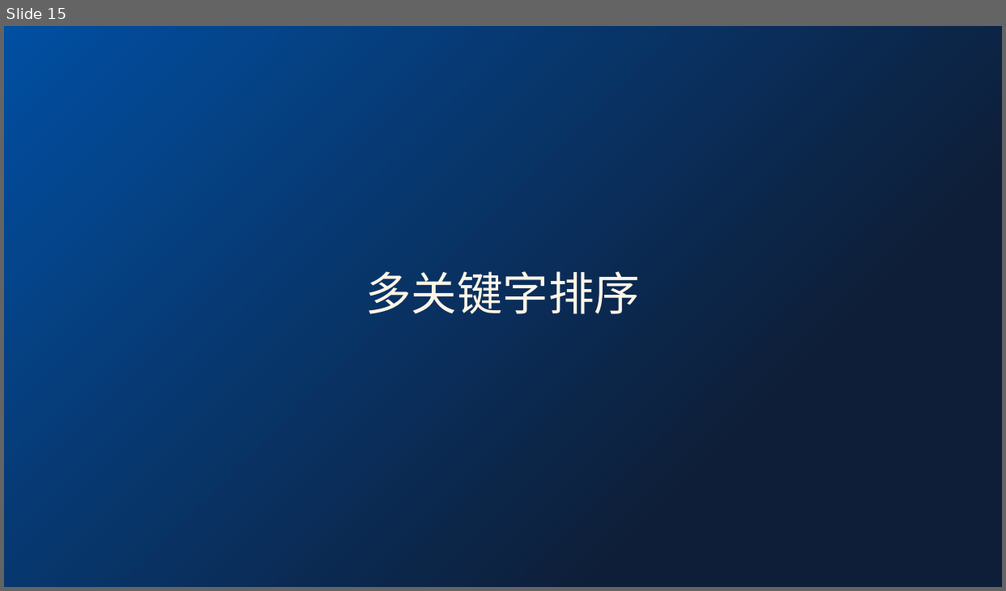
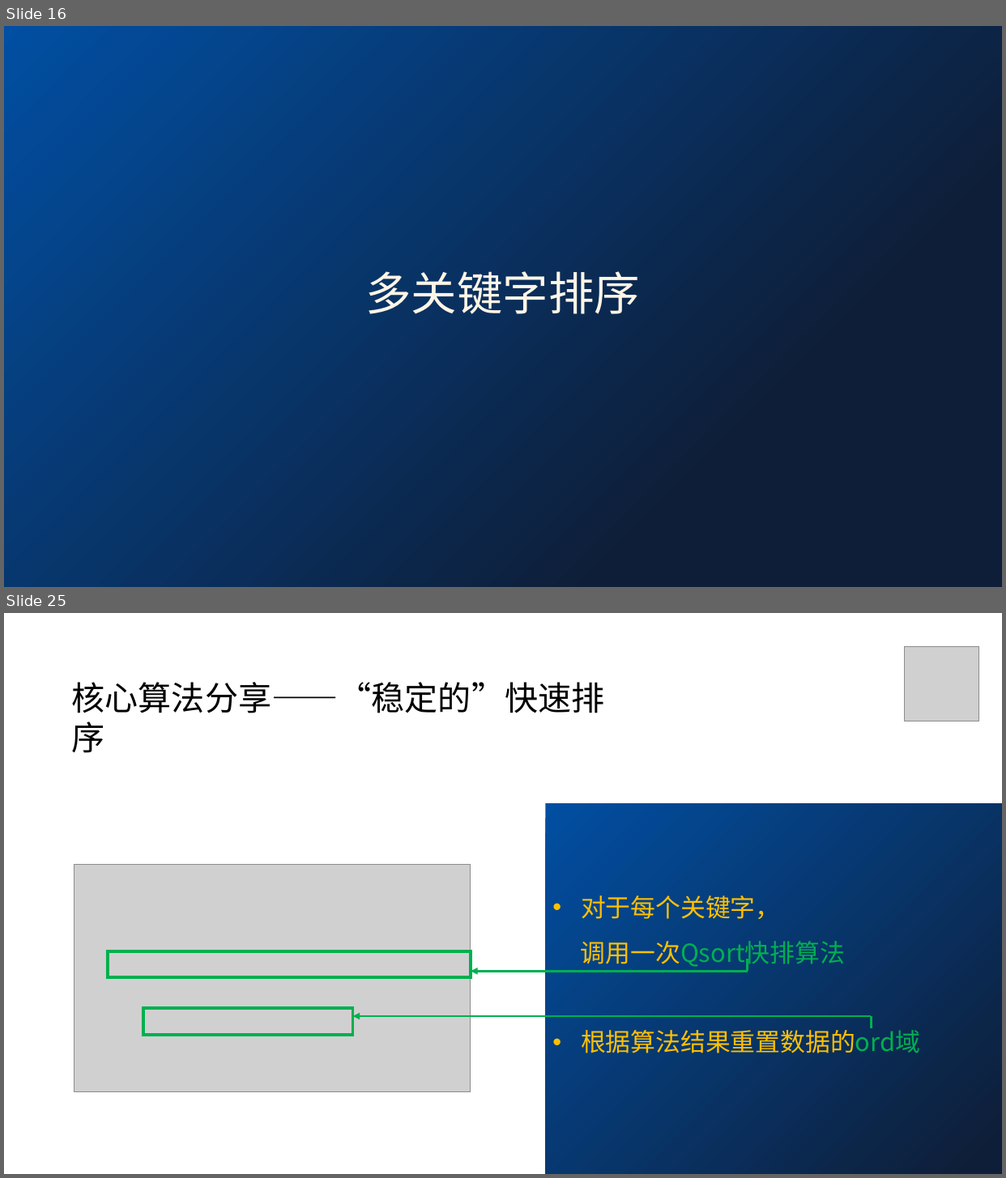
Before and after one commit to Zemdalk/DS-project-work, a slide deck: reports/课堂汇报.pptx. Shown one above the other, each under a label of ours: slide 15 before the commit, slides 16 and 25 after it; the slides between them are not shown. The pictures are 1006x591 and 1006x1178 pixels, drawn with LibreOffice and Linux fonts; fonts in the diff are those of the drawing; grey boxes stand for pictures. Boxes give left, top, right and bottom in pixels: in the first picture for what was removed or moved away, otherwise in the second. Text is boxed around its words. In the diff, an @@ line names an element or a change of style, - is before the commit and + after.

```diff
--- a/reports/课堂汇报.pptx
+++ b/reports/课堂汇报.pptx
@@ slide 25 added at <box>4,613,1002,1174</box>, background #FFFFFF @@
@@ picture added at <box>905,647,979,722</box> @@
@@ text added at <box>72,682,605,713</box>, 32 pt, text #000000 @@
+核心算法分享——“稳定的”快速排序
@@ rounded rectangle added at <box>545,804,1002,1174</box>, fill gradient #014FA2 to #0E1E38 @@
@@ picture added at <box>74,865,471,1093</box> @@
@@ text added at <box>581,896,920,1054</box>, 24 pt, text #FFC000 @@
+• 对于每个关键字，
+调用一次Qsort快排算法
+• 根据算法结果重置数据的ord域
@@ rectangle added at <box>108,952,471,977</box>, outline #00B050 3 pt @@
@@ arrow added from (748, 972) to (471, 972), #00B050 2.25 pt @@
@@ line added from (748, 959) to (748, 972), #00B050 2.25 pt @@
@@ rectangle added at <box>143,1009,353,1035</box>, outline #00B050 3 pt @@
@@ arrow added from (871, 1016) to (353, 1016), #00B050 2.25 pt @@
@@ line added from (871, 1016) to (871, 1029), #00B050 2.25 pt @@
@@ what was slide 15 is now slide 16 @@
```
Also in this commit, not shown: 5 slides changed, 12 other slides added, 1 slide removed.
